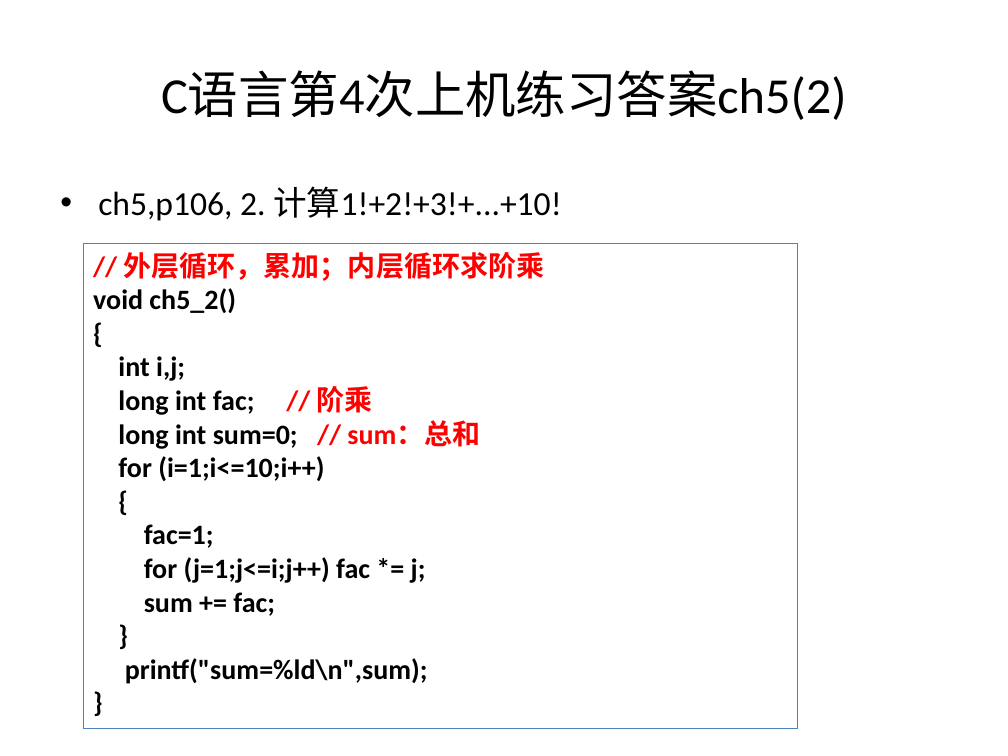
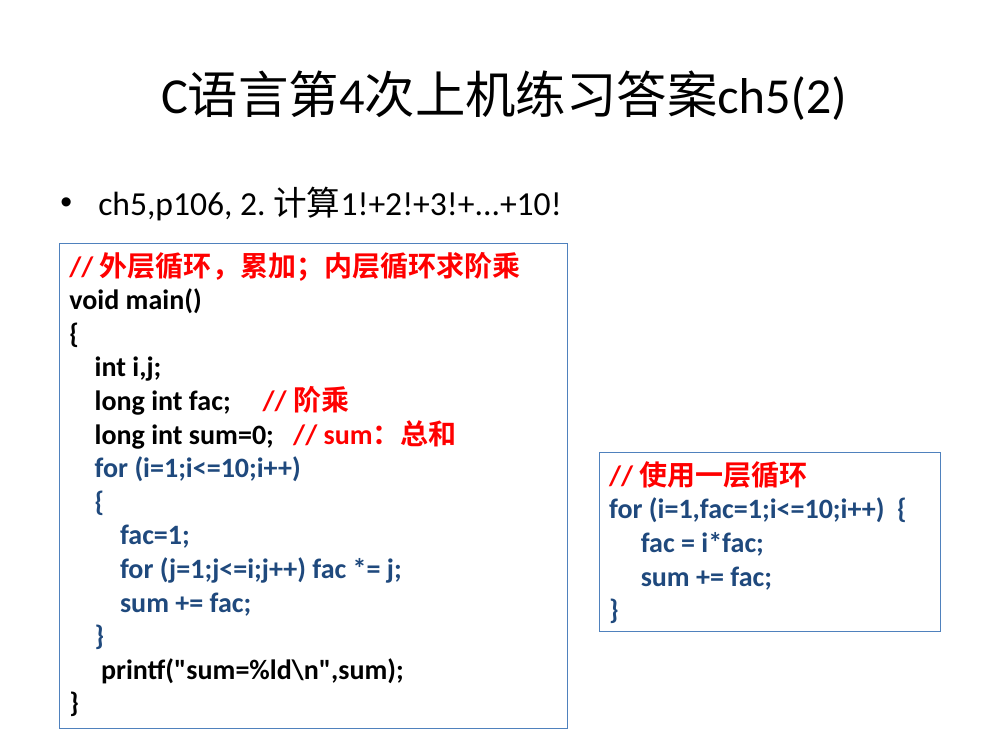
Before and after one commit to jtrfid/C-Repositories, a slide deck: slide 32 of 2016/上机安排.pptx. Drawn at 1008x756 pixels with LibreOffice and Linux fonts; fonts in the diff are those of the drawing. Boxes give left, top, right and bottom in pixels: in the first picture for what was removed or moved away, otherwise in the second. Text is boxed around its words. In the diff, an @@ line names an element or a change of style, - is before the commit and + after.

```diff
--- a/2016/上机安排.pptx
+++ b/2016/上机安排.pptx
@@ rectangle "// 外层循环，累加；内层循环求阶乘": place and size @@
-rectangle "// 外层循环，累加；内层循环求阶乘" at (84,243,798,728)
+rectangle "// 外层循环，累加；内层循环求阶乘" at (59,243,568,728)
@@ text in rectangle at (69,288,202,313): text changed @@
-void ch5_2()
+void main()
@@ text in rectangle at (95,456,402,616): text colour #000000 to #1F497D in "for (i=1;i<=10;i++)", "{", "fac=1;", "for (j=1;j<=i;j++) fac *= j;" and 2 more places @@
@@ rectangle added at (599,453,940,632), outline #4F81BD 0.75 pt, 20 pt, text #1F497D, bold @@
+// 使用一层循环
+for (i=1,fac=1;i<=10;i++) {
+fac = i*fac;
+sum += fac;
+}
```
Also in this commit, not shown: 5 other slides changed, 5 other files.
